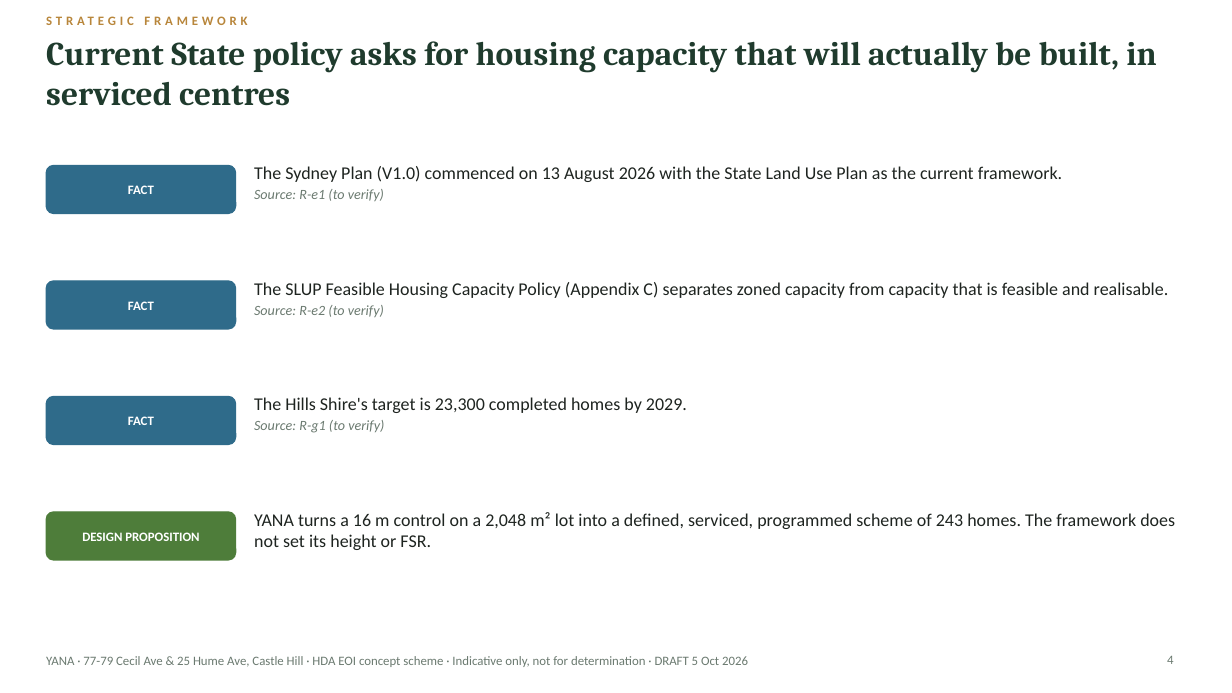
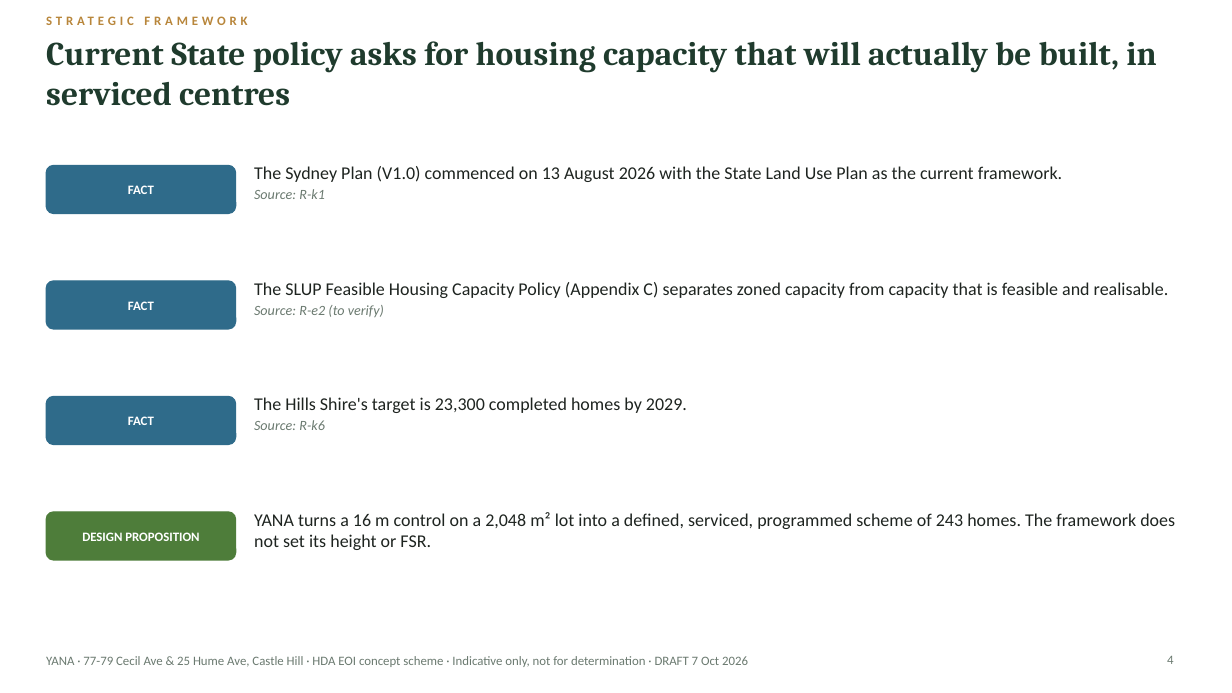
Before and after one commit to iamdrdavid-svg/Yana-Eoi, a slide deck: slide 4 of outputs/concept_slides.pptx. Drawn at 1232x693 pixels with LibreOffice and Linux fonts; fonts in the diff are those of the drawing. Boxes give left, top, right and bottom in pixels: in the first picture for what was removed or moved away, otherwise in the second. Text is boxed around its words. In the diff, an @@ line names an element or a change of style, - is before the commit and + after.

```diff
--- a/outputs/concept_slides.pptx
+++ b/outputs/concept_slides.pptx
@@ text at bbox=[254, 189, 325, 199]: text changed @@
-Source: R-e1 (to verify)
+Source: R-k1
@@ text at bbox=[254, 420, 325, 430]: text changed @@
-Source: R-g1 (to verify)
+Source: R-k6
@@ text at bbox=[46, 656, 748, 667]: text changed @@
-YANA · 77-79 Cecil Ave & 25 Hume Ave, Castle Hill · HDA EOI concept scheme · Indicative only, not for determination · DRAFT 5 Oct 2026
+YANA · 77-79 Cecil Ave & 25 Hume Ave, Castle Hill · HDA EOI concept scheme · Indicative only, not for determination · DRAFT 7 Oct 2026
```
Also in this commit, not shown: 12 other slides changed, 12 other files.
